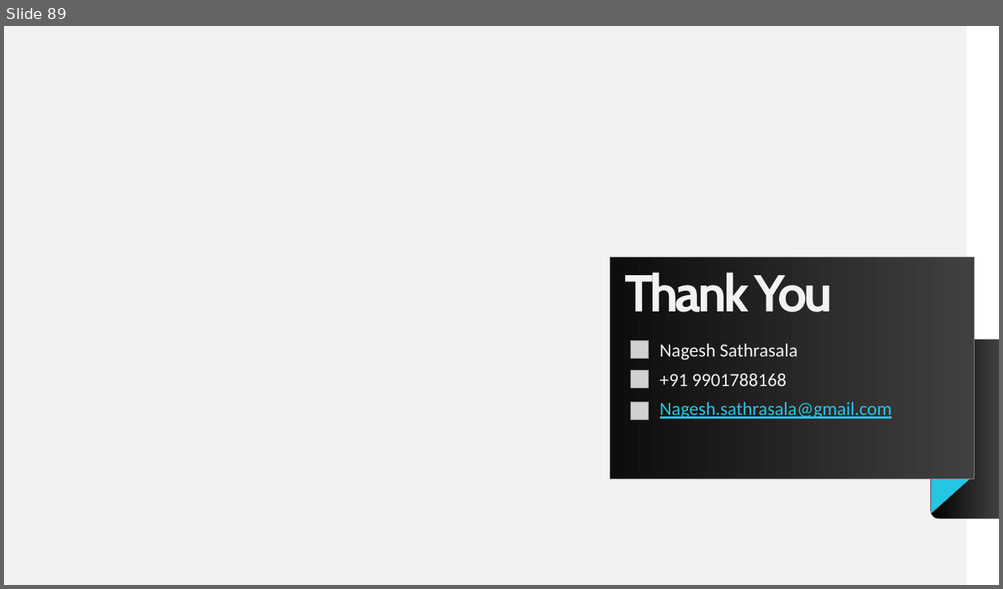
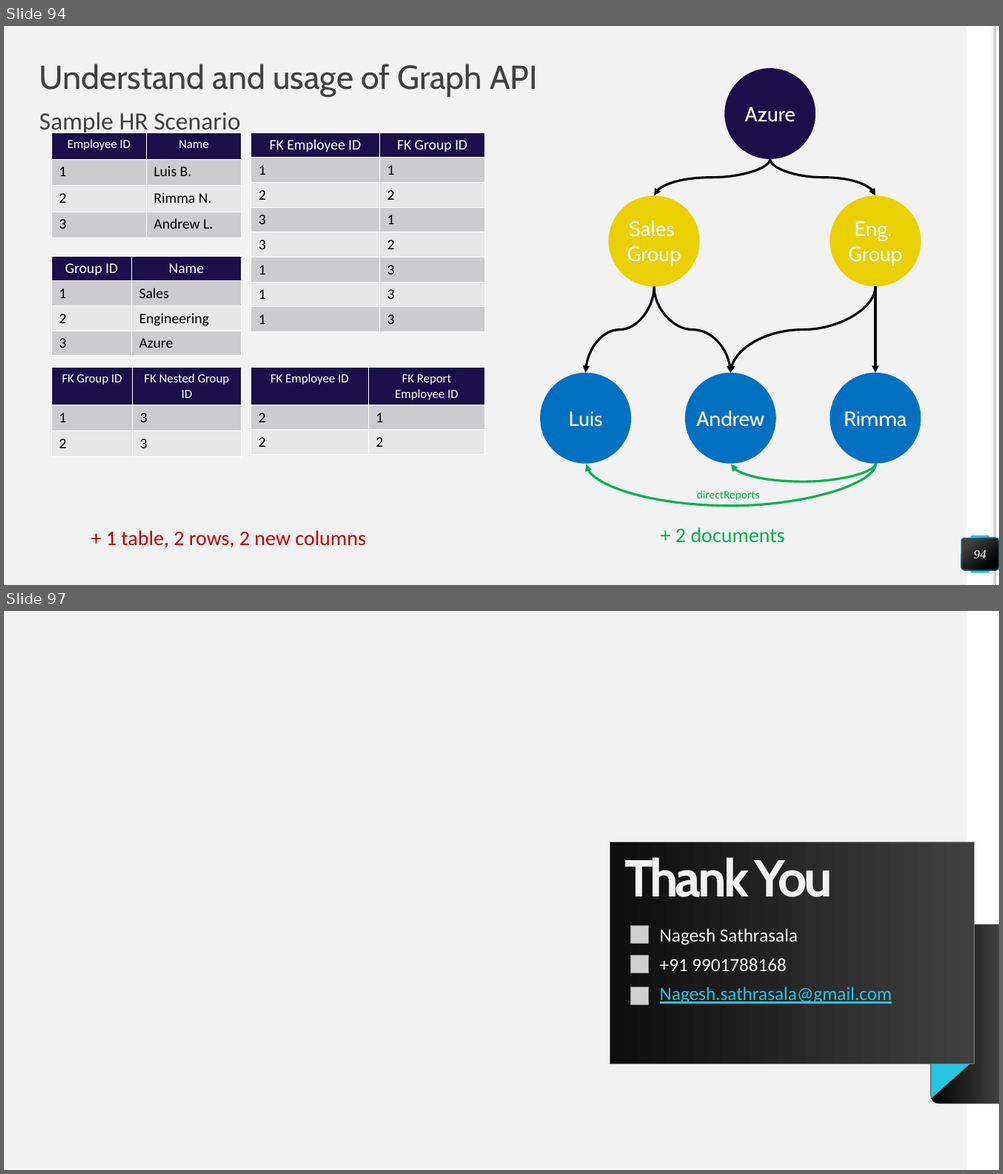
Before and after one commit to NageshSathrasala/CosmodbMS, a slide deck: Azure CosmosDB_New.pptx. Shown one above the other, each under a label of ours: slide 89 before the commit, slides 94 and 97 after it; the slides between them are not shown. The pictures are 1003x589 and 1003x1174 pixels, drawn with LibreOffice and Linux fonts; fonts in the diff are those of the drawing; grey boxes stand for pictures; background and template pictures are left out. Boxes give left, top, right and bottom in pixels: in the first picture for what was removed or moved away, otherwise in the second. Text is boxed around its words. In the diff, an @@ line names an element or a change of style, - is before the commit and + after.

```diff
--- a/Azure CosmosDB_New.pptx
+++ b/Azure CosmosDB_New.pptx
@@ slide 94 added at (4, 26, 999, 585), background #F2F2F2; not listed: 2 template elements that a slide beside it also shows @@
@@ rectangle added at (991, 27, 995, 585), fill gradient #F2F2F2 to #A6A6A6 @@
@@ title added at (40, 64, 538, 97), 32 pt, text #404040 @@
+Understand and usage of Graph API
@@ ellipse added at (725, 68, 816, 159), fill #1A0F49 @@
@@ text added at (40, 112, 240, 136), 24 pt, text #404040 @@
+Sample HR Scenario
@@ text added at (745, 107, 795, 122), 20 pt, text #FFFFFF @@
+Azure
@@ table added at (52, 133, 242, 238), 4 rows, 2 columns @@
+Employee ID | Name
+1 | Luis B.
+2 | Rimma N.
+3 | Andrew L.
@@ table added at (251, 133, 484, 332), 8 rows, 2 columns @@
+FK Employee ID | FK Group ID
+1 | 1
+2 | 2
+3 | 1
+3 | 2
+1 | 3
+1 | 3
+1 | 3
@@ curved arrow added from (770, 159) to (654, 196), #000000 2.25 pt @@
@@ curved arrow added from (770, 159) to (876, 196), #000000 2.25 pt @@
@@ ellipse added at (609, 196, 700, 287), fill #EAD000 @@
@@ ellipse added at (830, 196, 921, 287), fill #EAD000 @@
@@ text added at (627, 221, 681, 266), 20 pt, text #FFFFFF @@
+Sales
+Group
@@ text added at (848, 221, 902, 266), 20 pt, text #FFFFFF @@
+Eng.
+Group
@@ table added at (52, 257, 242, 356), 4 rows, 2 columns @@
+Group ID | Name
+1 | Sales
+2 | Engineering
+3 | Azure
@@ curved arrow added from (654, 287) to (585, 373), #000000 2.25 pt @@
@@ curved arrow added from (654, 287) to (731, 373), #000000 2.25 pt @@
@@ curved arrow added from (876, 287) to (731, 373), #000000 2.25 pt @@
@@ arrow added from (876, 287) to (876, 373), #000000 2.25 pt @@
@@ table added at (52, 368, 242, 457), 3 rows, 2 columns @@
+FK Group ID | FK Nested Group ID
+1 | 3
+2 | 3
@@ table added at (251, 368, 485, 455), 3 rows, 2 columns @@
+FK Employee ID | FK Report Employee ID
+2 | 1
+2 | 2
@@ ellipse added at (540, 373, 631, 464), fill #0070C0 @@
@@ ellipse added at (686, 373, 777, 464), fill #0070C0 @@
@@ ellipse added at (830, 373, 921, 464), fill #0070C0 @@
@@ text added at (569, 412, 603, 427), 20 pt, text #FFFFFF @@
+Luis
@@ text added at (696, 411, 764, 427), 20 pt, text #FFFFFF @@
+Andrew
@@ text added at (843, 412, 906, 427), 20 pt, text #FFFFFF @@
+Rimma
@@ curved arrow added from (876, 463) to (586, 465), #00B050 2.25 pt @@
@@ curved arrow added from (876, 463) to (731, 465), #00B050 2.25 pt @@
@@ text added at (697, 491, 760, 501), 11 pt, text #00B050 @@
+directReports
@@ text added at (106, 531, 366, 548), 20 pt, text #C00000 @@
++ 1 table, 2 rows, 2 new columns
@@ text added at (675, 528, 785, 543), 20 pt, text #00B050 @@
++ 2 documents
@@ page number added at (962, 538, 999, 571), fill gradient #404040 to #000000, outline #25C6E3 0.5 pt, 12 pt, text #FFFFFF, italic @@
+94
@@ rounded rectangle added at (970, 537, 989, 574), fill #25C6E3 @@
@@ what was slide 89 is now slide 97 @@
```
Also in this commit, not shown: 3 slides changed, 7 other slides added.
